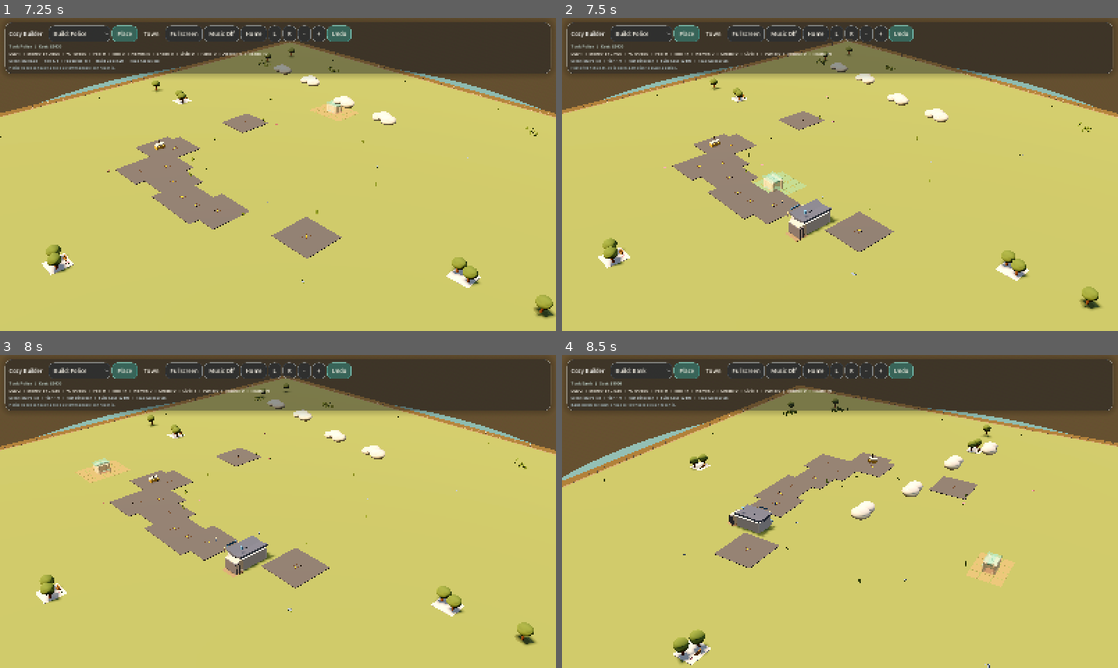
Above: before the commit, frames 1-4 (two rows, left to right).
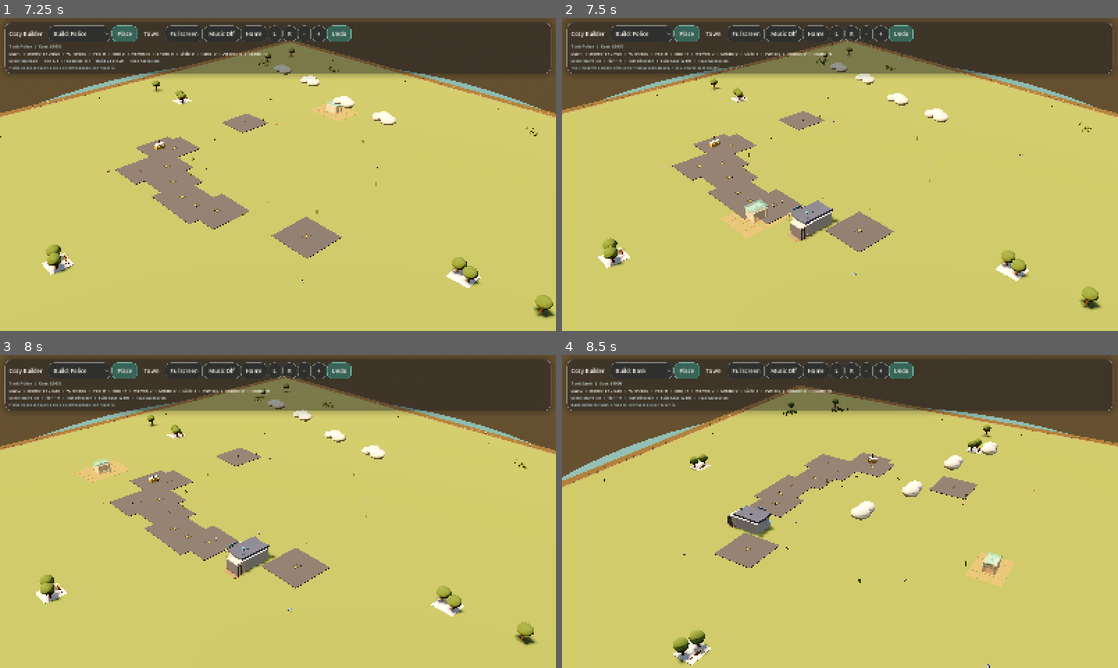
Above: after the commit, the same moments.

Repository: johnswaffles/my-backend-api
Game: Godot game, scene res://scenes/main_scene.tscn
The game is run twice, just before and just after one commit, with the same random seed, the same clock (stepped at 60 frames per second) and the same inputs.
Inputs (mouse positions are in pixels of both pictures, inside the frame that each line leads up to):
- Up to frame 1 (7.25 s): click "Build: Road" at 0.5 s; click "Place" at 1.25 s; click "Town" at 2 s; click "Home" at 2.75 s; click "L" at 3.5 s; click "R" at 4.25 s; tap Space at 5, 5.27 s; move the mouse to (400, 158) at 5.02 s; hold D 5.03-5.75 s; tap 1 at 5.1 s; click (400, 158) at 5.17 s; tap Enter at 5.75 s; drag from (166, 190) to (250, 237) at 5.77 s; move the mouse to (333, 105) at 6.52 s; hold D from 6.53 s (still down); tap 3 at 6.6 s
- Up to frame 2 (7.5 s): release D at 7.25 s; drag from (812, 237) to (673, 127) at 7.27 s
- Up to frame 3 (8 s): no input
- Up to frame 4 (8.5 s): move the mouse to (1006, 558) at 8.02 s; hold A from 8.03 s (still down); tap 5 at 8.1 s; tap Space at 8.27 s

Frame 1 is identical in both runs. In frame 2, 1.4% of the frame differs, in the area x 1-50%, y 15-72%; in frame 3, 0.3%; in frame 4, 0.2%.

Commit message:
Add directional spacing buffers to properties

Diff:
--- a/cozy-builder-godot/scripts/building_system.gd
+++ b/cozy-builder-godot/scripts/building_system.gd
@@ -84,13 +84,23 @@
 const MUSIC_STREAM_PATH := "res://assets/audio/neon-dreams.mp3"
 const PROPERTY_FRONT_SETBACK := 1.0
 const PROPERTY_FRONT_SETBACK_BY_TOOL := {
-	BUILD_TOOL_HOUSE: 1.25,
-	BUILD_TOOL_POLICE: 1.15,
-	BUILD_TOOL_FIRE: 1.15,
-	BUILD_TOOL_BANK: 1.35,
-	BUILD_TOOL_GROCERY: 1.45,
-	BUILD_TOOL_RESTAURANT: 1.25,
-	BUILD_TOOL_CORNER_STORE: 1.2,
+	BUILD_TOOL_HOUSE: 1.6,
+	BUILD_TOOL_POLICE: 1.35,
+	BUILD_TOOL_FIRE: 1.35,
+	BUILD_TOOL_BANK: 1.55,
+	BUILD_TOOL_GROCERY: 1.65,
+	BUILD_TOOL_RESTAURANT: 1.45,
+	BUILD_TOOL_CORNER_STORE: 1.45,
+}
+const PROPERTY_BUFFER_BY_TOOL := {
+	BUILD_TOOL_HOUSE: 1,
+	BUILD_TOOL_POLICE: 1,
+	BUILD_TOOL_FIRE: 1,
+	BUILD_TOOL_BANK: 1,
+	BUILD_TOOL_GROCERY: 1,
+	BUILD_TOOL_RESTAURANT: 1,
+	BUILD_TOOL_CORNER_STORE: 1,
+	BUILD_TOOL_PARK: 1,
 }
 const SIDEWALK_ROUTE_OFFSET := 1.96
 
@@ -948,6 +958,9 @@
 				if not _cells_touch_road(cells):
 					continue
 				var side := _preferred_frontage_side(anchor, footprint)
+				var reserved_cells := _property_reserved_cells(anchor, footprint, side, tool)
+				if not reserved_cells.is_empty() and not _cells_are_buildable(reserved_cells):
+					continue
 				var touch := _adjacent_transport_count(anchor, footprint, side)
 				var score := _transport_side_score(anchor, footprint, side)
 				var frontage_center := _frontage_side_center(anchor, footprint, side)
@@ -1003,6 +1016,42 @@
 		if _reserved_cells.has(_cell_key(cell)):
 			return true
 	return false
+
+
+func _property_spacing_margin_for_tool(tool: String) -> int:
+	return int(PROPERTY_BUFFER_BY_TOOL.get(tool, 0))
+
+
+func _property_reserved_cells(anchor: Vector2i, footprint: Vector2i, frontage_side: String, tool: String) -> Array[Vector2i]:
+	var margin := _property_spacing_margin_for_tool(tool)
+	if margin <= 0:
+		return []
+
+	var min_x := maxi(0, anchor.x - margin)
+	var max_x := mini(GRID_SIZE - 1, anchor.x + footprint.x + margin - 1)
+	var min_y := maxi(0, anchor.y - margin)
+	var max_y := mini(GRID_SIZE - 1, anchor.y + footprint.y + margin - 1)
+	var reserved: Array[Vector2i] = []
+
+	for y in range(min_y, max_y + 1):
+		for x in range(min_x, max_x + 1):
+			if x >= anchor.x and x < anchor.x + footprint.x and y >= anchor.y and y < anchor.y + footprint.y:
+				continue
+			match frontage_side:
+				"north":
+					if y < anchor.y:
+						continue
+				"south":
+					if y >= anchor.y + footprint.y:
+						continue
+				"west":
+					if x < anchor.x:
+						continue
+				"east":
+					if x >= anchor.x + footprint.x:
+						continue
+			reserved.append(Vector2i(x, y))
+	return reserved
 
 
 func _cells_touch_road(cells: Array[Vector2i]) -> bool:
@@ -1078,6 +1127,10 @@
 		_occupied_cells[key] = tool
 		_placed_nodes[key] = node
 		_cell_anchor_lookup[key] = anchor_key
+	for cell in _property_reserved_cells(anchor, _footprint_from_cells(cells), frontage_side, tool):
+		var reserved_key := _cell_key(cell)
+		if not _occupied_cells.has(reserved_key):
+			_reserved_cells[reserved_key] = tool
 	_action_history.append({
 		"type": "place",
 		"anchor_key": anchor_key,
@@ -1268,6 +1321,13 @@
 	else:
 		if is_instance_valid(node):
 			node.queue_free()
+	for cell in _property_reserved_cells(
+		placement["anchor"],
+		_footprint_from_cells(cells),
+		str(placement.get("frontage_side", "")),
+		tool
+	):
+		_reserved_cells.erase(_cell_key(cell))
 	for cell in cells:
 		var key := _cell_key(cell)
 		_occupied_cells.erase(key)
@@ -1715,6 +1775,7 @@
 		if is_instance_valid(building):
 			building.queue_free()
 	_occupied_cells.clear()
+	_reserved_cells.clear()
 	_placed_nodes.clear()
 	_placements.clear()
 	_cell_anchor_lookup.clear()
Not shown, changed: public/godot-playtest/index.html
Not shown, changed: public/godot-playtest/index.pck
